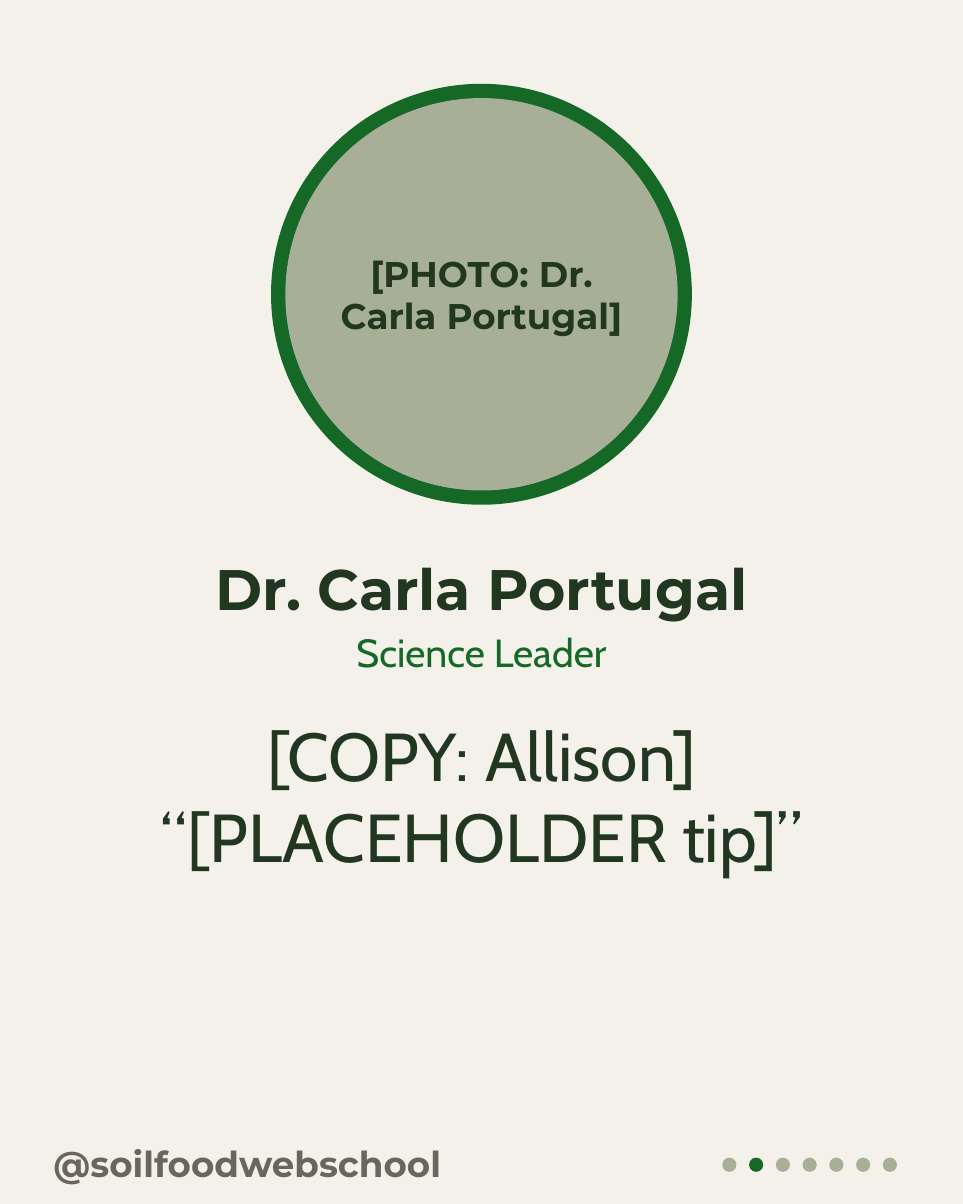
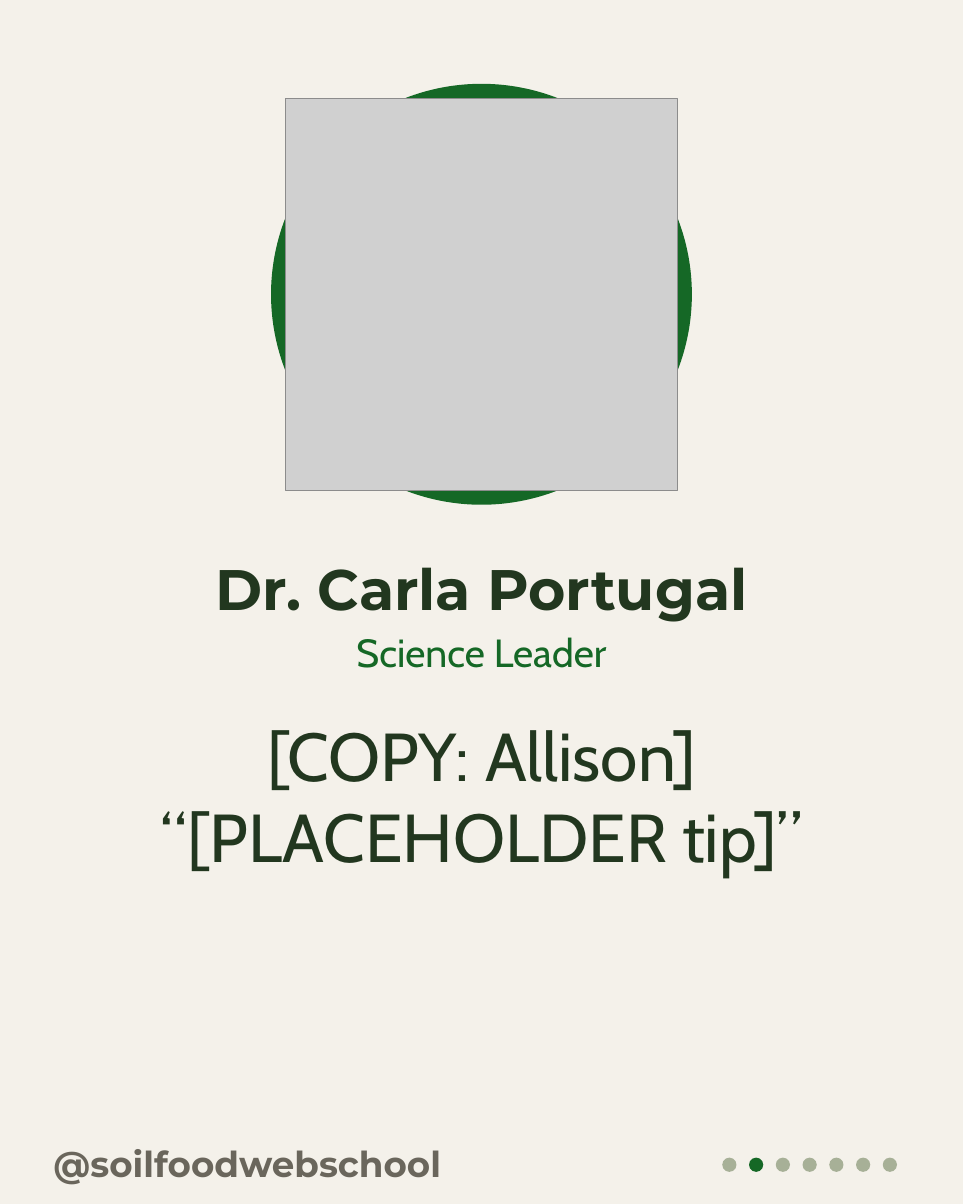
Before and after one commit to linneamoritznyc/SFW-SocialMedia, a slide deck: slide 2 of templates/carousels/posts/05-10-2026-mon-teachers-day-five-mentors.pptx. Drawn at 963x1204 pixels with LibreOffice and Linux fonts; fonts in the diff are those of the drawing; grey boxes stand for pictures. Boxes give left, top, right and bottom in pixels: in the first picture for what was removed or moved away, otherwise in the second. Text is boxed around its words. In the diff, an @@ line names an element or a change of style, - is before the commit and + after.

```diff
--- a/templates/carousels/posts/05-10-2026-mon-teachers-day-five-mentors.pptx
+++ b/templates/carousels/posts/05-10-2026-mon-teachers-day-five-mentors.pptx
@@ ellipse removed at (x1=285, y1=98, x2=677, y2=490) @@
@@ picture added at (x1=285, y1=98, x2=677, y2=490) @@
@@ text removed at (x1=341, y1=260, x2=623, y2=336) @@
-[PHOTO: Dr. Carla Portugal]
```
Also in this commit, not shown: 3 other slides changed, 43 other files.
